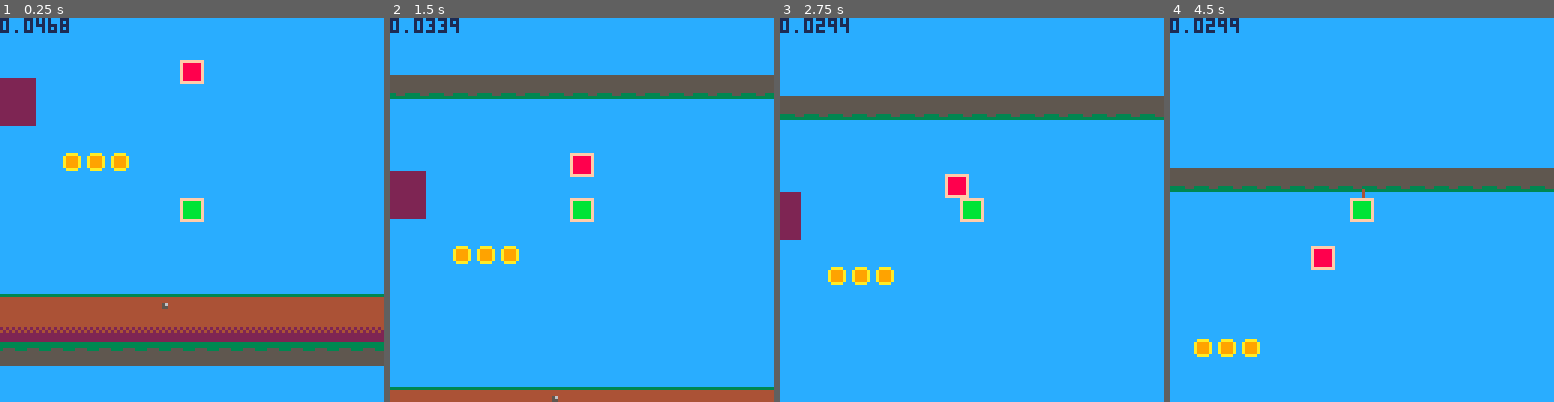
Above: before the commit, frames 1-4 (left to right).
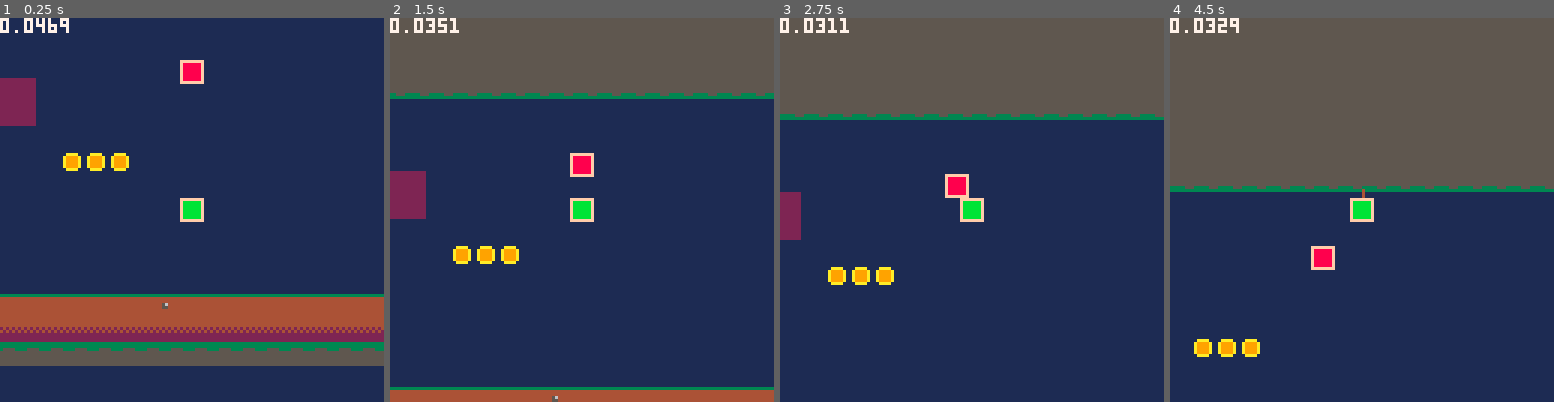
Above: after the commit, the same moments.

Repository: m-r-hunt/Pico-8-Carts
Game: PICO-8 cartridge gdp.p8
The game is run twice, just before and just after one commit, with the same random seed, the same clock (stepped at 60 frames per second) and the same inputs.
Inputs:
- Up to frame 1 (0.25 s): no input
- Up to frame 2 (1.5 s): tap O (Z key) at 0.7 s
- Up to frame 3 (2.75 s): hold Right 1.6-2.1 s; tap O (Z key) at 1.7, 2.1, 2.5 s; hold Right from 2.47 s (still down)
- Up to frame 4 (4.5 s): tap O (Z key) every 0.4 s from 2.9 to 4.1 s; release Right at 3.03 s; hold Left 3.08-3.58 s; hold Right from 4.02 s (still down)

The runs differ from the first frame. In frame 1, 79% of the frame differs, in the area x 0-100%, y 0-100%; in frame 2, 87%; in frame 3, 92%; in frame 4, 92%.

Commit message:
Improve drawing a little.

Diff:
--- a/gdp.lua
+++ b/gdp.lua
@@ -111,9 +111,9 @@
 end
 
 function _draw()
-    cls(12)
+    cls(1)
     root:draw()
-    print(stat(1),0,0,1)
+    print(stat(1),0,0,7)
 end
 
 --physics
@@ -347,6 +347,8 @@
 end
 function maprender:drawcb()
     local pos=self.global_position:floored()-camera_pos
+    if (pos.y>0) rectfill(0,0,128,pos.y,5)
+    if (pos.x>0) rectfill(0,0,pos.x,128,5)
     map(0,0,pos.x,pos.y,128,32,0x80)
 end
 
